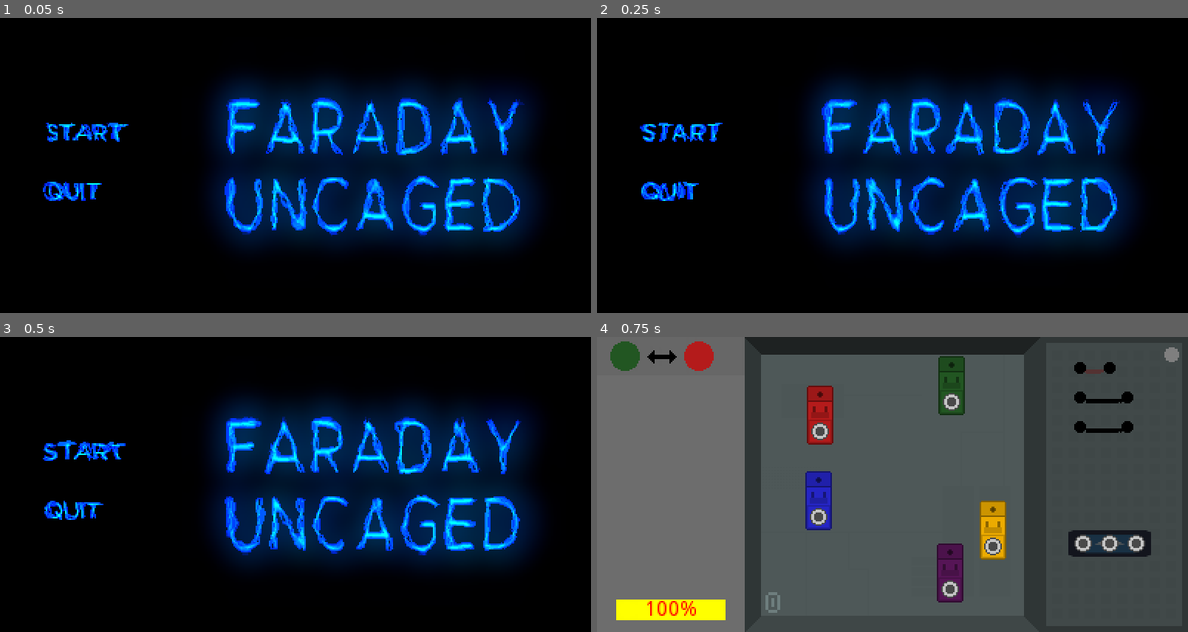
Above: before the commit, frames 1-4 (two rows, left to right).
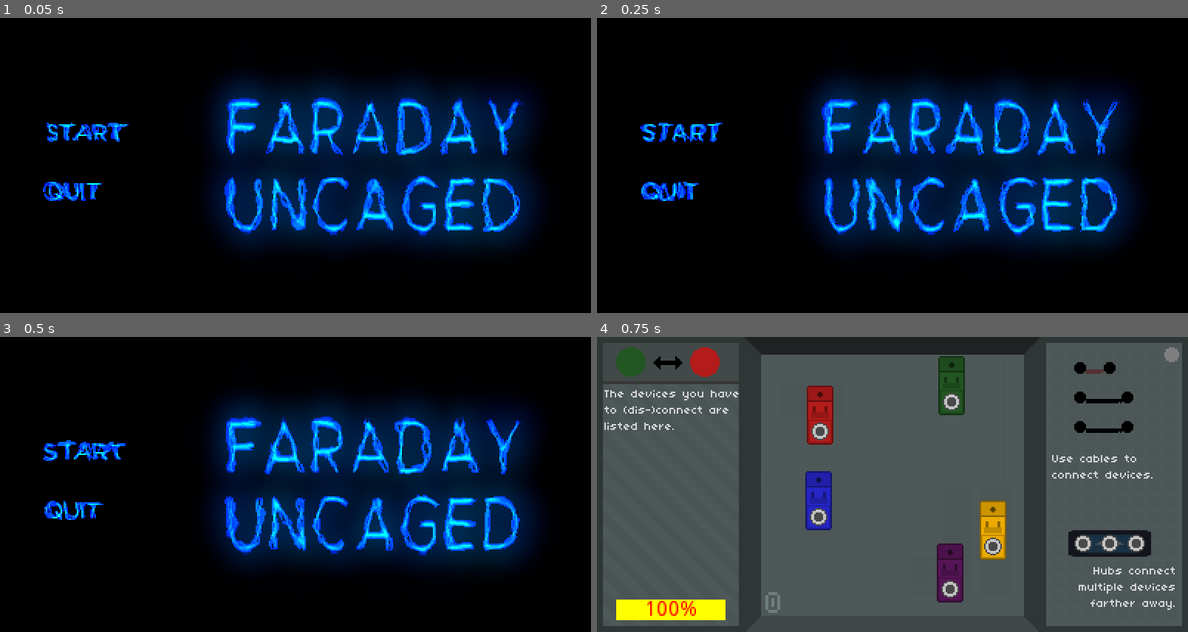
Above: after the commit, the same moments.

Repository: leogeier/faraday-uncaged
Game: Godot game, scene res://scenes/main/main.tscn
Two runs of this game, one before a commit and one after it. Both use one fixed random seed, a clock stepped at 60 frames per second and the inputs below. The engine's default icon, where the game draws it, is replaced by a stand-in: a white triangle on a blue panel in a dark square.
Inputs (mouse positions are in pixels of both pictures, inside the frame that each line leads up to):
- Up to frame 1 (0.05 s): no input
- Up to frame 2 (0.25 s): no input
- Up to frame 3 (0.5 s): no input
- Up to frame 4 (0.75 s): click (679, 452) at 0.5 s

Frames 1-3 are identical in both runs. In frame 4, 24% of the frame differs, in the area x 0-98%, y 0-100%.

Commit message:
better rule display and tutorial

Diff:
--- a/game/scenes/game/game.gd
+++ b/game/scenes/game/game.gd
@@ -64,6 +64,7 @@
 	$MusicLoop.stop()
 	$MusicIngame.play()
 	$SurgeTimer.start()
+	get_tree().create_tween().tween_property($TutorialText, "modulate", Color.transparent, 0.2)
 	on_power_surge()
 
 func die():
--- a/game/scenes/game/game.tscn
+++ b/game/scenes/game/game.tscn
@@ -12,6 +12,7 @@
 [ext_resource path="res://scenes/lightning_effect/lightning_effect.tscn" type="PackedScene" id=10]
 [ext_resource path="res://scenes/game/explosion.wav" type="AudioStream" id=11]
 [ext_resource path="res://sounds/square.wav" type="AudioStream" id=12]
+[ext_resource path="res://scenes/game/tutorial.tres" type="Theme" id=13]
 
 [sub_resource type="RectangleShape2D" id=1]
 extents = Vector2( 400, 50 )
@@ -270,4 +271,36 @@
 stream = ExtResource( 12 )
 volume_db = -1.748
 
+[node name="TutorialText" type="Control" parent="."]
+margin_right = 40.0
+margin_bottom = 40.0
+
+[node name="Label" type="Label" parent="TutorialText"]
+margin_left = 5.0
+margin_top = 35.0
+margin_right = 98.0
+margin_bottom = 117.0
+theme = ExtResource( 13 )
+text = "The devices you have to (dis-)connect are listed here."
+autowrap = true
+
+[node name="Label2" type="Label" parent="TutorialText"]
+margin_left = 313.0
+margin_top = 155.0
+margin_right = 392.0
+margin_bottom = 196.0
+theme = ExtResource( 13 )
+text = "Hubs connect multiple devices farther away."
+align = 2
+autowrap = true
+
+[node name="Label3" type="Label" parent="TutorialText"]
+margin_left = 308.0
+margin_top = 79.0
+margin_right = 401.0
+margin_bottom = 123.0
+theme = ExtResource( 13 )
+text = "Use cables to connect devices."
+autowrap = true
+
 [connection signal="timeout" from="SurgeTimer" to="." method="on_power_surge"]
--- /dev/null
+++ b/game/scenes/game/tutorial.tres
@@ -0,0 +1,11 @@
+[gd_resource type="Theme" load_steps=3 format=2]
+
+[ext_resource path="res://font/04B_03__.TTF" type="DynamicFontData" id=1]
+
+[sub_resource type="DynamicFont" id=1]
+size = 8
+font_data = ExtResource( 1 )
+
+[resource]
+default_font = SubResource( 1 )
+Label/colors/font_color = Color( 0.827451, 0.827451, 0.827451, 1 )
--- a/game/scenes/rule_display/rule_display.tscn
+++ b/game/scenes/rule_display/rule_display.tscn
@@ -1,18 +1,21 @@
-[gd_scene load_steps=3 format=2]
+[gd_scene load_steps=4 format=2]
 
 [ext_resource path="res://scenes/rule_display/rule_display.gd" type="Script" id=1]
 [ext_resource path="res://scenes/progress_bar/progress_bar.tscn" type="PackedScene" id=2]
+[ext_resource path="res://scenes/rule_display/rules_background.png" type="Texture" id=3]
 
 [node name="RuleDisplay" type="Node2D"]
 script = ExtResource( 1 )
 
-[node name="ColorRect" type="ColorRect" parent="."]
-margin_right = 100.0
-margin_bottom = 200.0
-color = Color( 0.431373, 0.431373, 0.431373, 1 )
+[node name="Background" type="Sprite" parent="."]
+modulate = Color( 0.309804, 0.34902, 0.34902, 1 )
+position = Vector2( 50, 100 )
+texture = ExtResource( 3 )
 
 [node name="RuleVizContainer" type="VBoxContainer" parent="."]
-margin_right = 99.0
+margin_left = 4.0
+margin_top = 4.0
+margin_right = 96.0
 margin_bottom = 200.0
 
 [node name="ProgressBar" parent="." instance=ExtResource( 2 )]
--- a/game/scenes/rule_display/rule_viz.tscn
+++ b/game/scenes/rule_display/rule_viz.tscn
@@ -4,15 +4,21 @@
 [ext_resource path="res://scenes/cable/plug.png" type="Texture" id=2]
 
 [node name="RuleViz" type="Control"]
-margin_right = 88.0
-margin_bottom = 26.0
-rect_min_size = Vector2( 88, 26 )
+margin_right = 92.0
+margin_bottom = 28.0
+rect_min_size = Vector2( 88, 28 )
 script = ExtResource( 1 )
 
-[node name="RuleViz" type="ColorRect" parent="."]
-margin_right = 100.0
+[node name="ColorRect" type="ColorRect" parent="."]
+margin_right = 92.0
 margin_bottom = 26.0
-color = Color( 0, 0, 0, 0.0627451 )
+color = Color( 0.2581, 0.29, 0.29, 1 )
+
+[node name="ColorRect2" type="ColorRect" parent="."]
+margin_top = 26.0
+margin_right = 92.0
+margin_bottom = 28.0
+color = Color( 0.223529, 0.223529, 0.223529, 1 )
 
 [node name="Left" type="TextureRect" parent="."]
 margin_left = 9.0
--- a/game/scenes/tool_box/tool_box.tscn
+++ b/game/scenes/tool_box/tool_box.tscn
@@ -10,7 +10,7 @@
 script = ExtResource( 1 )
 
 [node name="Background" type="Sprite" parent="."]
-modulate = Color( 0.258824, 0.290196, 0.290196, 1 )
+modulate = Color( 0.309804, 0.34902, 0.34902, 1 )
 position = Vector2( 50, 100 )
 texture = ExtResource( 2 )
 
Binary file added: game/font/04B_03__.TTF
Binary file added: game/font/about.gif
Not shown: 1 places in game/scenes/game/game.tscn that only renumber resources
Binary file added: game/scenes/rule_display/rules_background.png
Not shown, added: game/scenes/rule_display/rules_background.png.import
Binary file changed: game/scenes/tool_box/toolbox_background.png
Not shown, added: assets/rules_background.xcf
Not shown, changed: assets/toolbox_background.xcf
